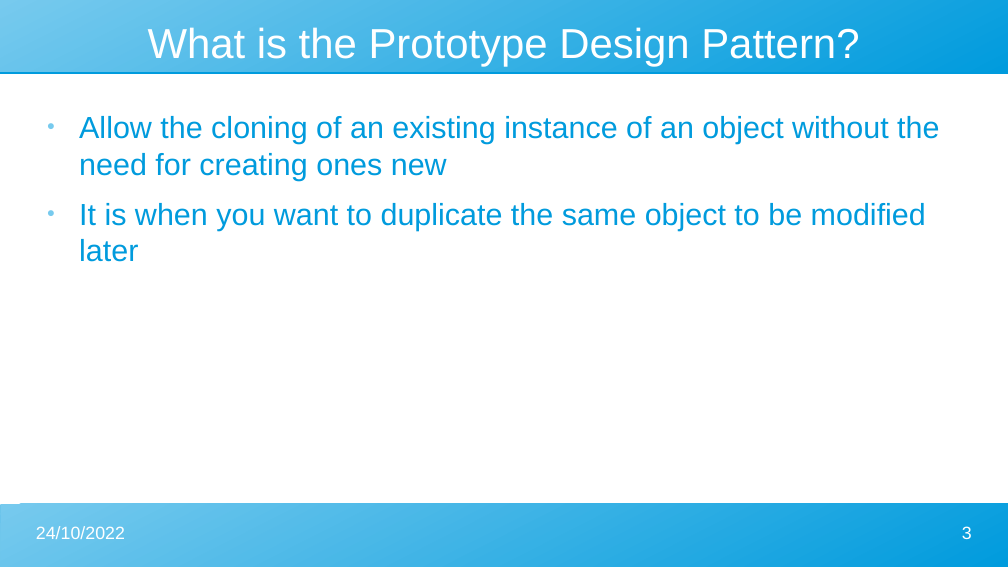
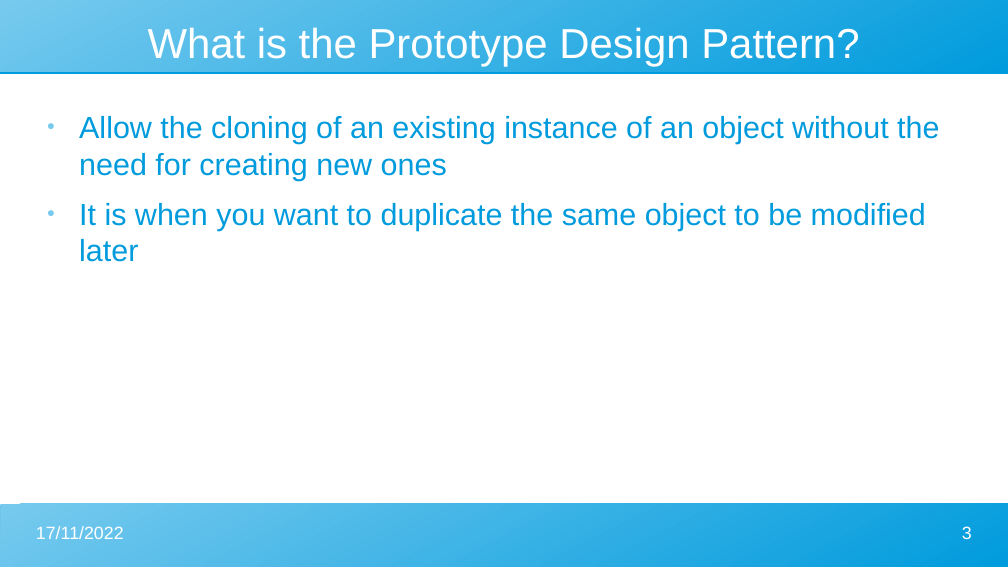
Before and after one commit to Leo-Chen-CM/Prototype-Design-Pattern, a slide deck: slide 3 of Prototype slide.odp. Drawn at 1008x567 pixels with LibreOffice and Linux fonts; fonts in the diff are those of the drawing. Boxes give left, top, right and bottom in pixels: in the first picture for what was removed or moved away, otherwise in the second. Text is boxed around its words. In the diff, an @@ line names an element or a change of style, - is before the commit and + after.

```diff
--- a/Prototype slide.odp
+++ b/Prototype slide.odp
@@ text at [79, 116, 939, 180]: text changed @@
-● Allow the cloning of an existing instance of an object without the need for creating ones new
+● Allow the cloning of an existing instance of an object without the need for creating new ones
@@ text at [36, 526, 124, 539]: text changed @@
-24/10/2022
+17/11/2022
```
Also in this commit, not shown: 6 other slides changed, 2 other files.
